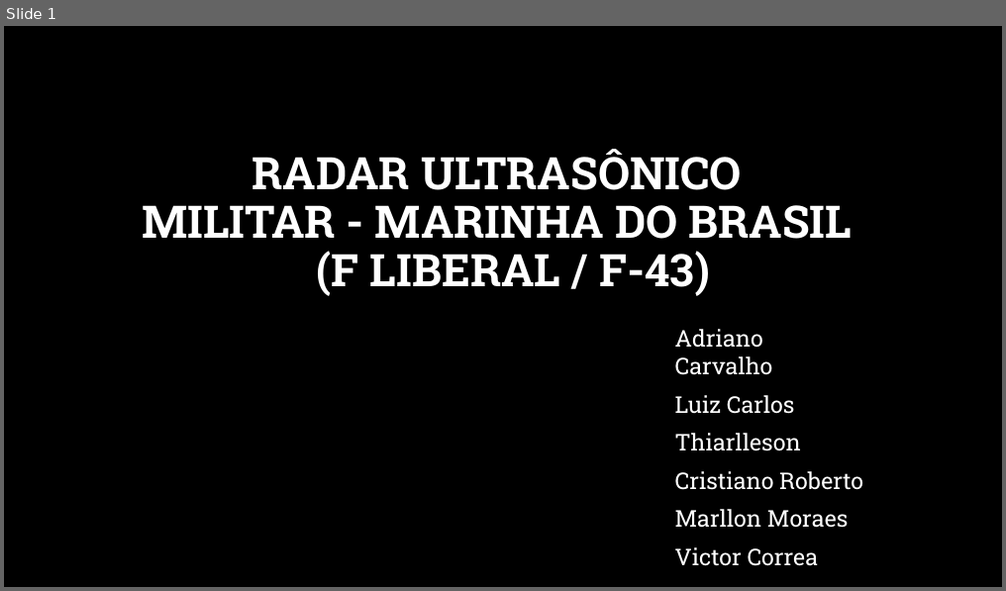
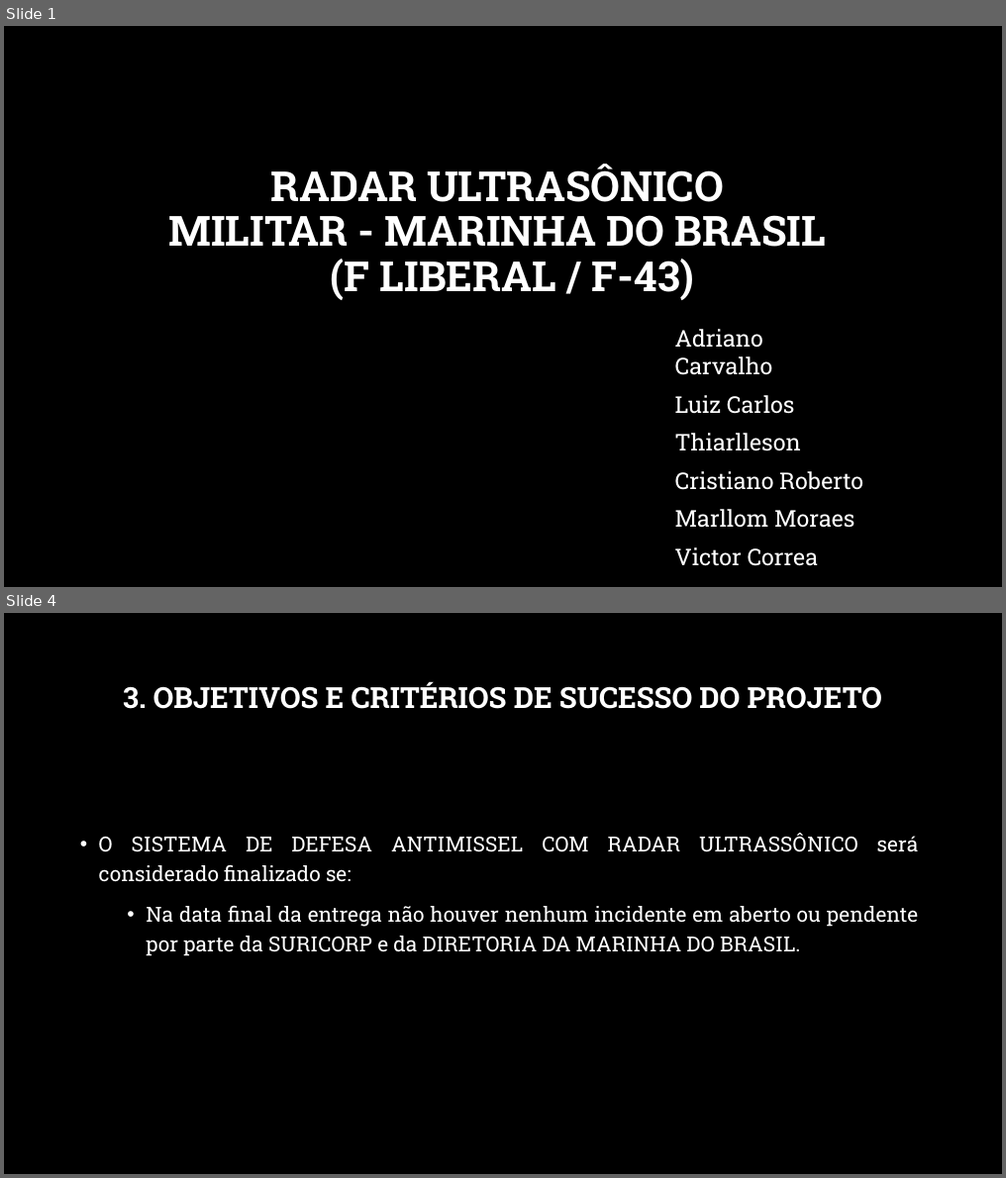
Before and after one commit to Thiarlleson/ProjetoSistemaEmbarcado, a slide deck: Radar_Ultrasonico.pptx. Shown one above the other, each under a label of ours: slide 1 before the commit, slides 1 and 4 after it; the slides between them are not shown. The pictures are 1006x591 and 1006x1178 pixels, drawn with LibreOffice and Linux fonts; fonts in the diff are those of the drawing; background and template pictures are left out. Boxes give left, top, right and bottom in pixels: in the first picture for what was removed or moved away, otherwise in the second. Text is boxed around its words. In the diff, an @@ line names an element or a change of style, - is before the commit and + after.

```diff
--- a/Radar_Ultrasonico.pptx
+++ b/Radar_Ultrasonico.pptx
@@ slide 4 added at box(4, 613, 1002, 1174), background picture (left out) @@
@@ title added at box(123, 681, 882, 709), 28 pt, text #FFFFFF, bold @@
+3. OBJETIVOS E CRITÉRIOS DE SUCESSO DO PROJETO
@@ text added at box(99, 833, 919, 957), 20 pt, text #FFFFFF @@
+• O SISTEMA DE DEFESA ANTIMISSEL COM RADAR ULTRASSÔNICO será considerado finalizado se:
+• Na data final da entrega não houver nenhum incidente em aberto ou pendente por parte da SURICORP e da DIRETORIA DA MARINHA DO BRASIL.
@@ slide 1 changed as well @@
@@ title "RADAR ULTRASÔNICO MILITAR - MARINHA ..." at box(169, 164, 826, 300): size 43.2 to 40 pt @@
@@ subtitle at box(675, 509, 854, 528): text changed @@
-Marllon Moraes
+Marllom Moraes
```
Also in this commit, not shown: 6 other slides changed, 3 other slides added, 7 slides removed, 3 other files.
